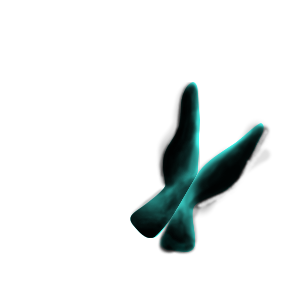
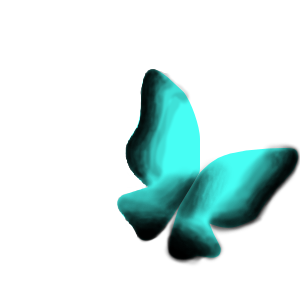
Before/after of a 300 × 300 layered artwork. What changed in the layer stack:
added group "Flat" with 4 layers above "Flap 1" over [117, 69, 300, 266]
showed "Right wing flat shade", moved it into group "Flat" over [163, 141, 300, 266]
showed "Right wing flat color", moved it into group "Flat", masked it over [169, 148, 298, 259]
showed "Right wing shade", moved it into group "Flat" over [117, 69, 202, 243]
showed "Right wing", moved it into group "Flat" over [117, 69, 200, 241]
moved "Right wing btwn 2 shade" into group "Flap 2" over [157, 118, 273, 255]
moved "Right wing btwn 2 color" into group "Flap 2" over [162, 123, 264, 252]
moved "Left wing btwn 2 shade" into group "Flap 2" over [130, 82, 200, 238]
moved "Left wing btwn 2 color" into group "Flap 2" over [130, 82, 200, 238]
